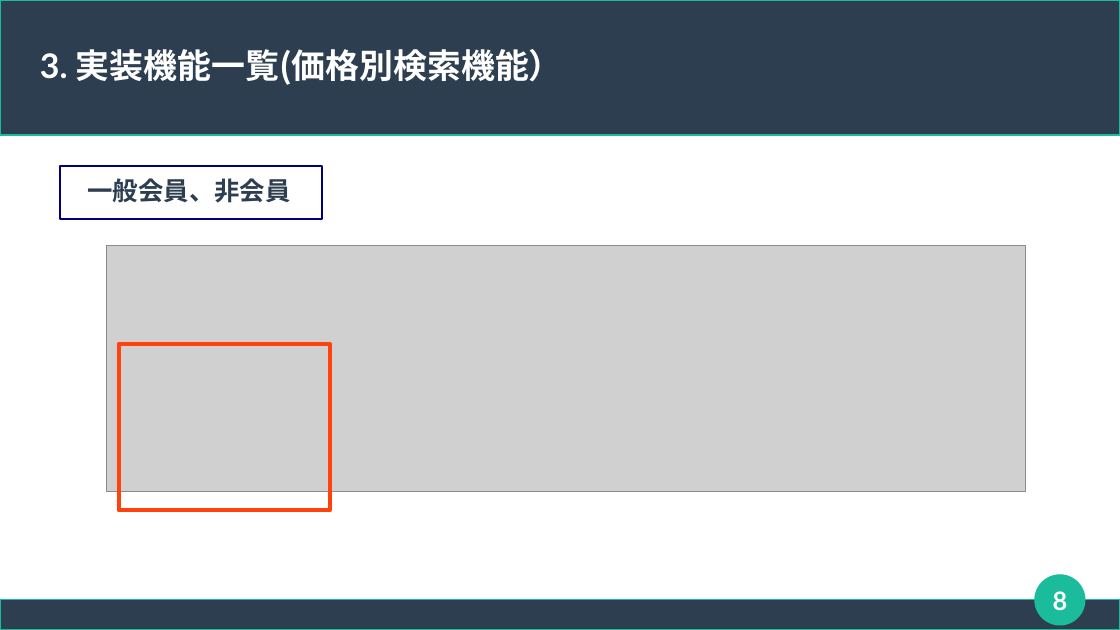
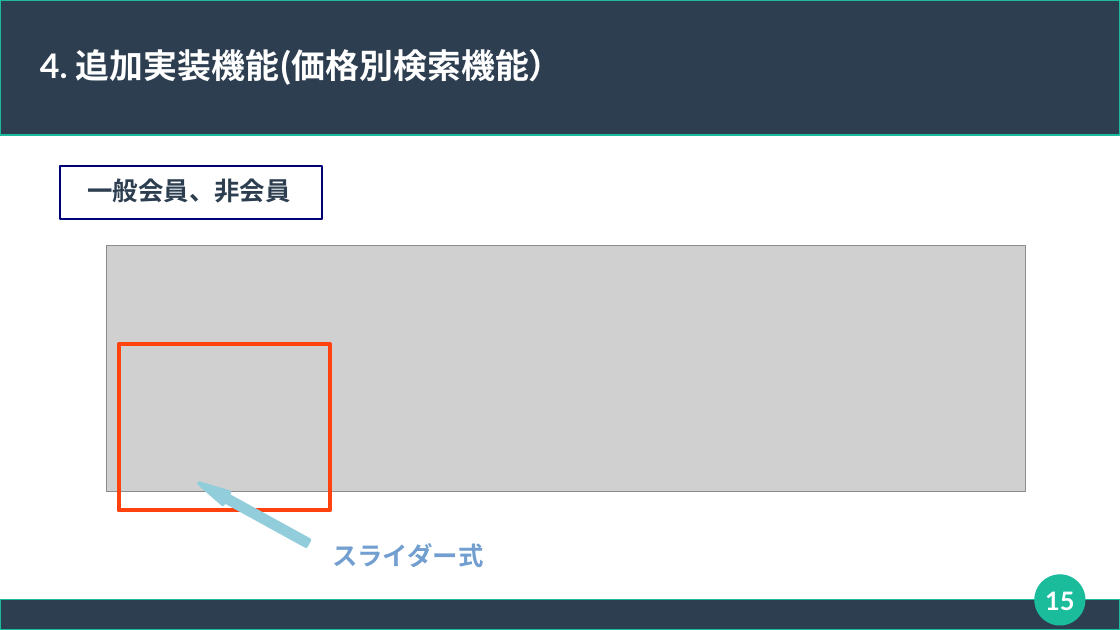
Before and after one commit to connk95/Shared-Shop, a slide deck: slide 15 of TeamUzawa_Sharing_ProjectFile/発表用スライド_チーム鵜澤.odp (slide 8 before the commit). Drawn at 1120x630 pixels with LibreOffice and Linux fonts; fonts in the diff are those of the drawing; grey boxes stand for pictures. Boxes give left, top, right and bottom in pixels: in the first picture for what was removed or moved away, otherwise in the second. Text is boxed around its words. In the diff, an @@ line names an element or a change of style, - is before the commit and + after.

Commit message:
【微バグ修正】 買い物かご情報更新部分の修正 Docコメントの修正
【更新】
スライドの更新

```diff
--- a/TeamUzawa_Sharing_ProjectFile/発表用スライド_チーム鵜澤.odp
+++ b/TeamUzawa_Sharing_ProjectFile/発表用スライド_チーム鵜澤.odp
@@ title at box(40, 49, 563, 85): text changed @@
-3. 実装機能一覧(価格別検索機能）
+4. 追加実装機能(価格別検索機能）
@@ left arrow added at box(196, 478, 311, 549), fill #92CDDC, outline #92CDDC 2.83 pt @@
@@ text added at box(332, 543, 483, 567), 18 pt, text #729FCF, bold @@
+スライダー式
@@ page number at box(1045, 591, 1074, 610): text changed @@
-8
+15
```
Also in this commit, not shown: 13 other slides changed, 7 slides added, 3 other files.
